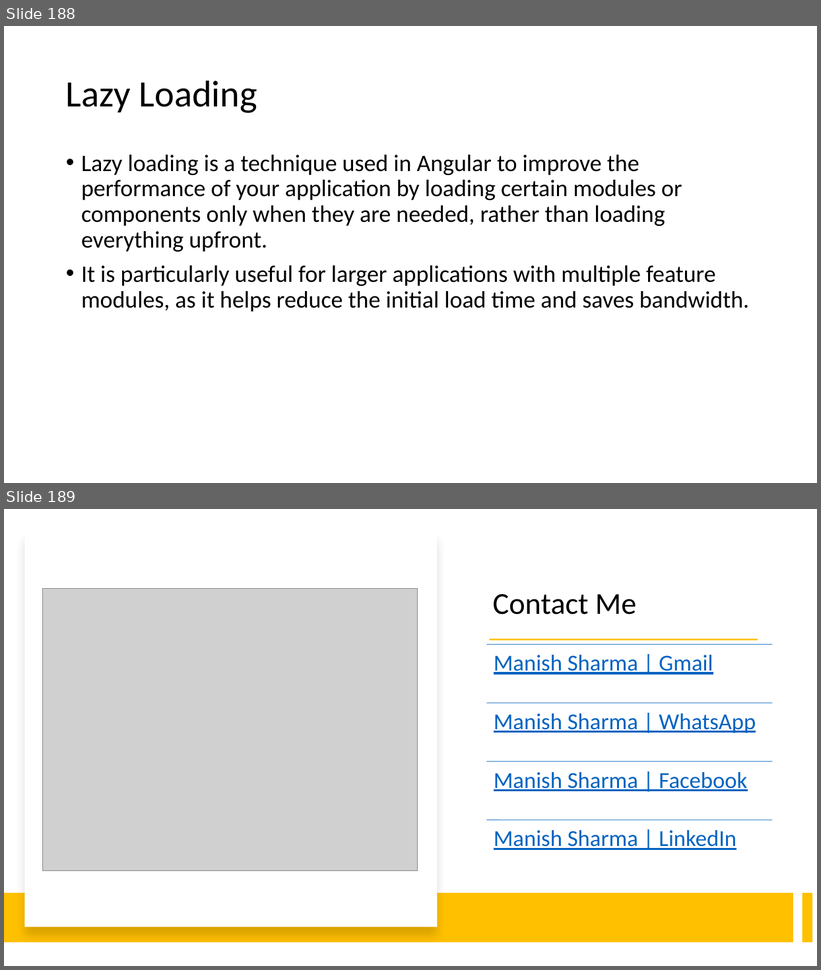
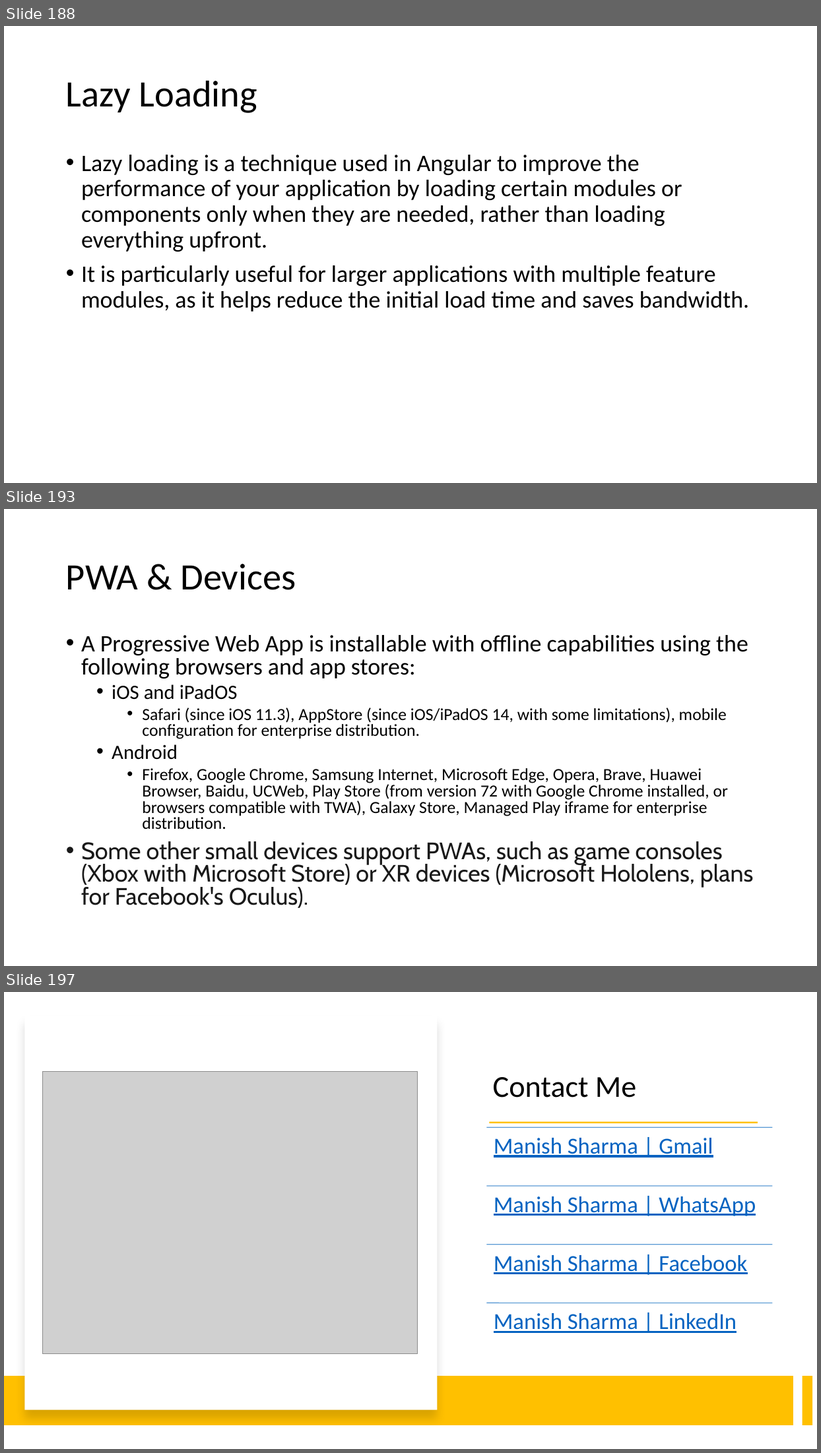
Before and after one commit to explore-with-manish/BFL_Byte_Jul23, a slide deck: Ng-Byte.pptx. Shown one above the other, each under a label of ours: slides 188 and 189 before the commit, slides 188, 193 and 197 after it; the slides between them are not shown. The pictures are 821x970 and 821x1453 pixels, drawn with LibreOffice and Linux fonts; fonts in the diff are those of the drawing; grey boxes stand for pictures. Boxes give left, top, right and bottom in pixels: in the first picture for what was removed or moved away, otherwise in the second. Text is boxed around its words. In the diff, an @@ line names an element or a change of style, - is before the commit and + after.

```diff
--- a/Ng-Byte.pptx
+++ b/Ng-Byte.pptx
@@ slide 193 added at box(4, 509, 817, 966), background #FFFFFF @@
@@ title added at box(66, 564, 296, 590), 44 pt, text #000000 @@
+PWA & Devices
@@ text added at box(81, 635, 754, 908), 20 pt, text #000000 @@
+• A Progressive Web App is installable with offline capabilities using the following browsers and app stores:
+  • iOS and iPadOS
+    • Safari (since iOS 11.3), AppStore (since iOS/iPadOS 14, with some limitations), mobile configuration for enterprise distribution.
+  • Android
+    • Firefox, Google Chrome, Samsung Internet, Microsoft Edge, Opera, Brave, Huawei Browser, Baidu, UCWeb, Play Store (from version 72 with Google Chrome installed, or browsers compatible with TWA), Galaxy Store, Managed Play iframe for enterprise distribution.
+• Some other small devices support PWAs, such as game consoles (Xbox with Microsoft Store) or XR devices (Microsoft Hololens, plans for Facebook's Oculus).
@@ what was slide 189 is now slide 197 @@
```
Also in this commit, not shown: 7 other slides added, 2 other files.
